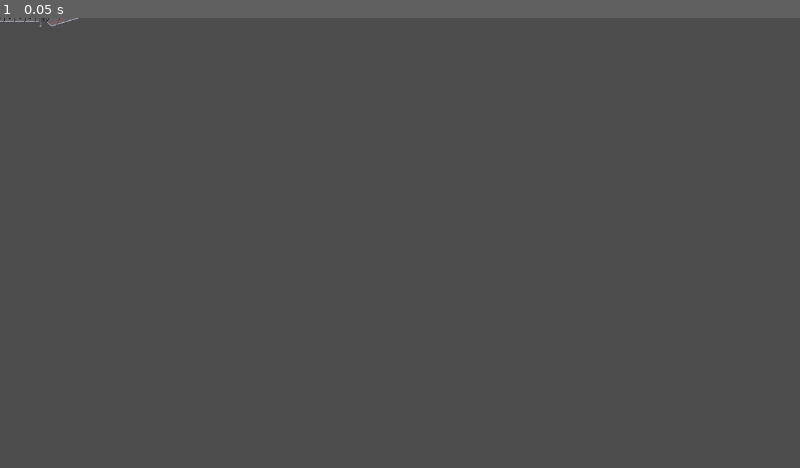
Above: before the commit, frame 1.
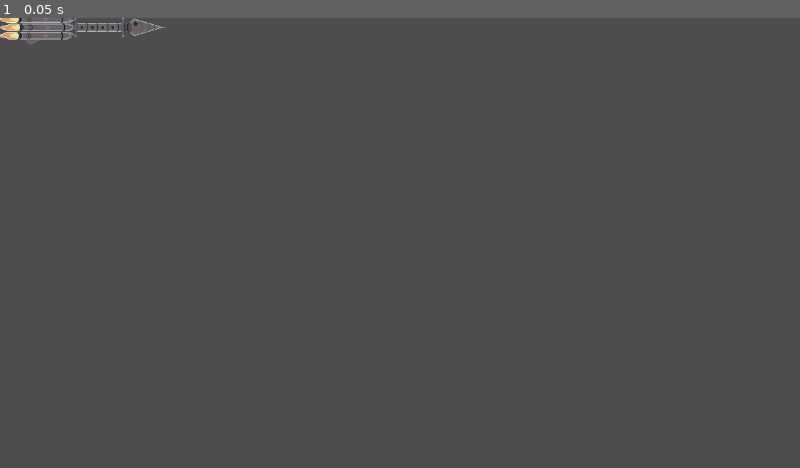
Above: after the commit, the same moment.

Repository: IsaacAmann/Space-MMO-Server
Game: Godot game, scene res://Ships/SovietRocketOne/SovietRocketOne.tscn
Two runs of this game, one before a commit and one after it. Both use one fixed random seed, a clock stepped at 60 frames per second and the inputs below. This scene is started directly instead of the project's main scene.
Inputs:
- Up to frame 1 (0.05 s): no input

The runs differ from the first frame. In frame 1, 0.4% of the frame differs, in the area x 0-21%, y 0-6%.

Commit message:
Changed vector rotation function

Diff:
--- a/godot-client/Ships/SovietRocketOne/SovietRocketOne.tscn
+++ b/godot-client/Ships/SovietRocketOne/SovietRocketOne.tscn
@@ -7,11 +7,13 @@
 size = Vector2(231, 34)
 
 [node name="SovietRocketOne" type="CharacterBody2D"]
+position = Vector2(0, 1)
 script = ExtResource("1_sphie")
 
 [node name="CollisionShape2D" type="CollisionShape2D" parent="."]
-position = Vector2(122, 40)
+position = Vector2(180, -35)
 shape = SubResource("RectangleShape2D_bukiv")
 
 [node name="Sprite2D" type="Sprite2D" parent="."]
+position = Vector2(119, 13)
 texture = ExtResource("2_52e1j")
Not shown, changed: backend/src/main/java/com/SpaceMMO/GameManagement/EntitySystem/PlayerEntity.java
